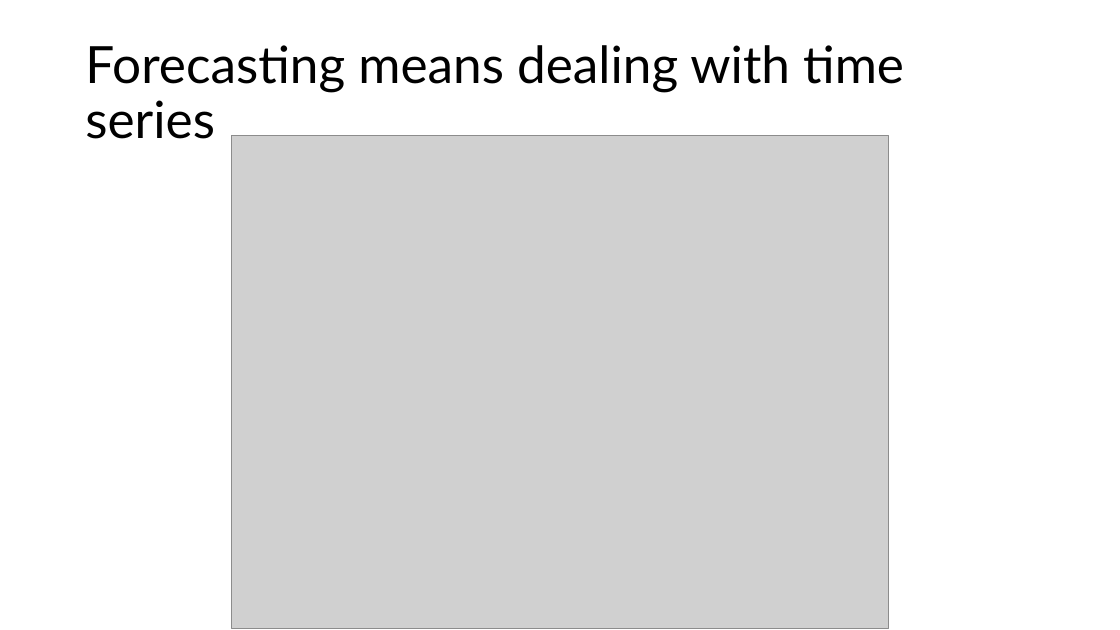
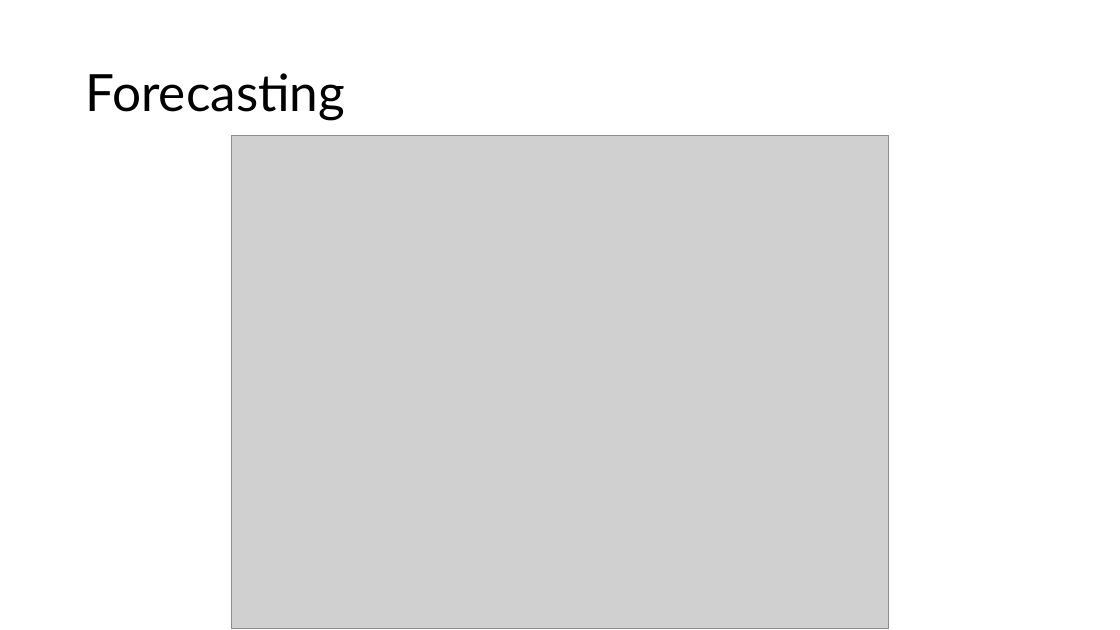
Before and after one commit to FelixWick/data_science, a slide deck: slide 4 of slides/9_time_series.pptx (slide 5 before the commit). Drawn at 1120x630 pixels with LibreOffice and Linux fonts; fonts in the diff are those of the drawing; grey boxes stand for pictures. Boxes give left, top, right and bottom in pixels: in the first picture for what was removed or moved away, otherwise in the second. Text is boxed around its words. In the diff, an @@ line names an element or a change of style, - is before the commit and + after.

```diff
--- a/slides/9_time_series.pptx
+++ b/slides/9_time_series.pptx
@@ title at box(85, 73, 345, 120): text changed @@
-Forecasting means dealing with time series
+Forecasting
```
Also in this commit, not shown: 2 other slides changed, 6 slides added, 6 slides removed, 2 other files.
